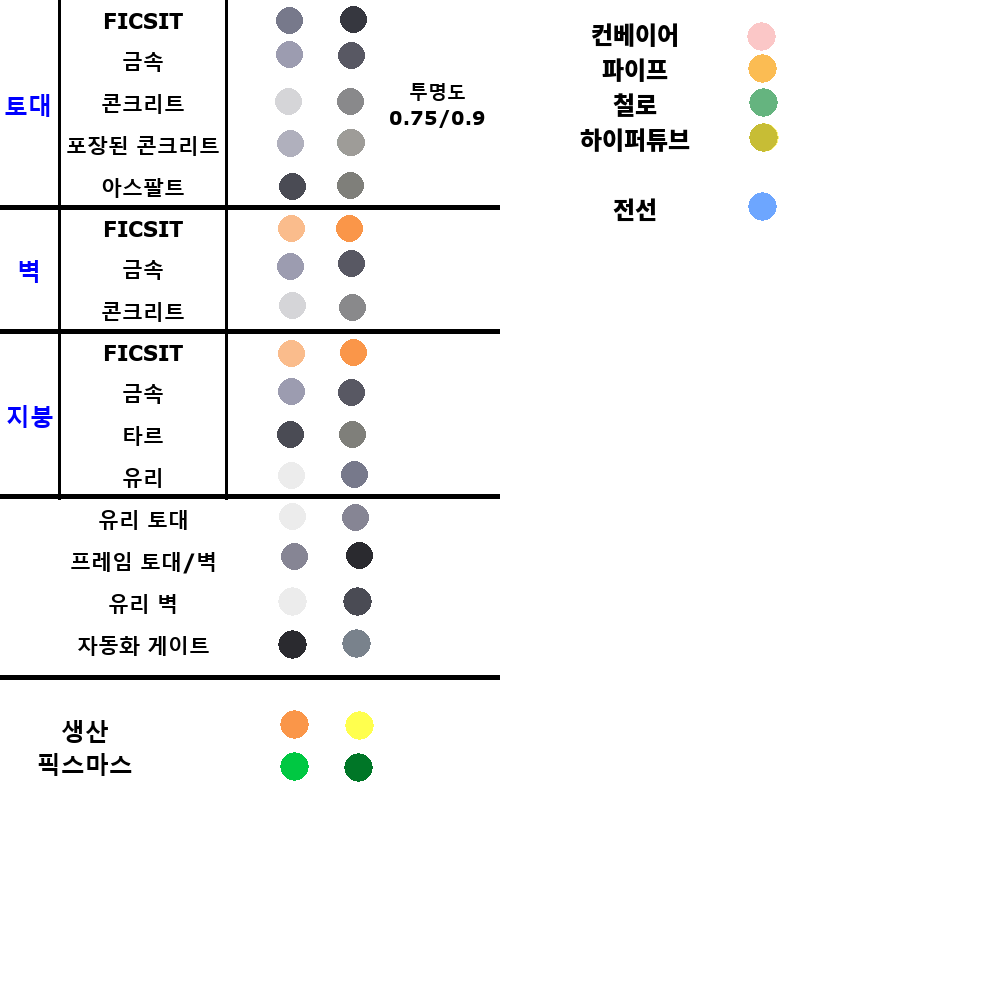
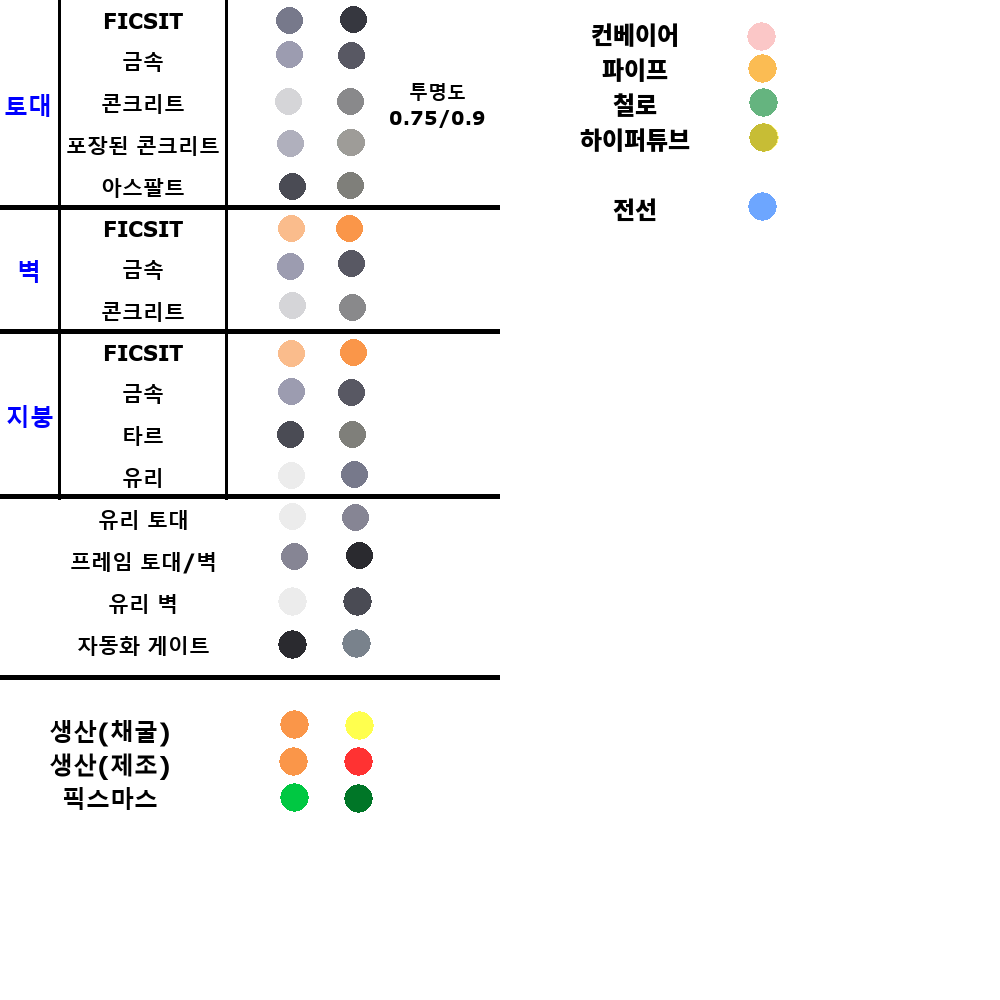
Layered file, before and after one edit (w=1000, h=1000). Changes by layer:
painted on "Layer" over [279, 747, 373, 813]
renamed "생산 ..." to "생산(채굴) ...", painted on it over [38, 720, 169, 810]
